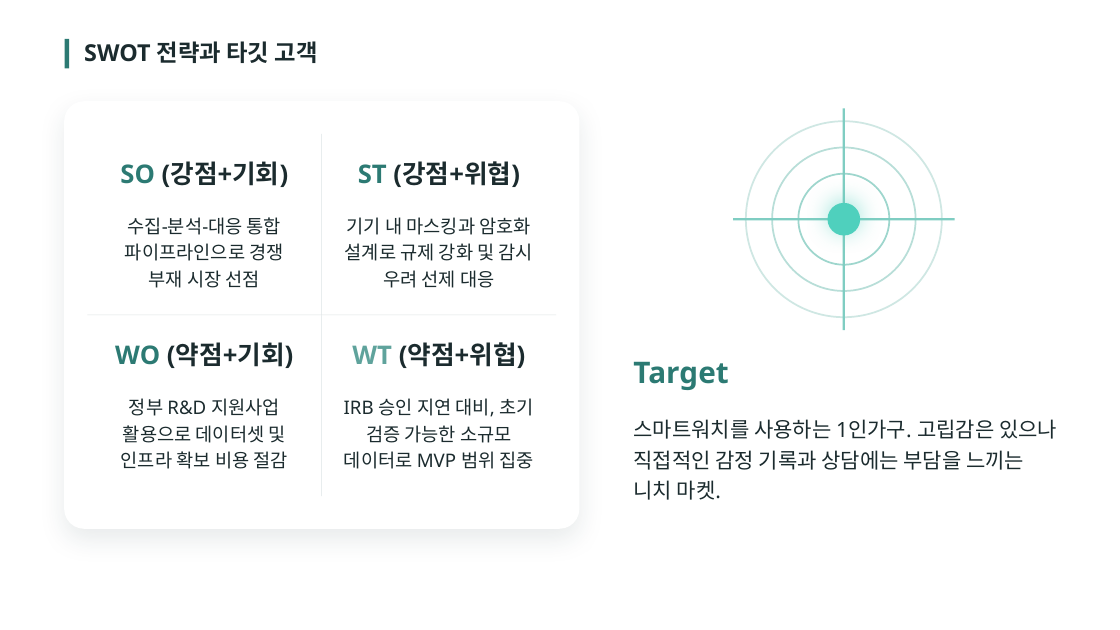
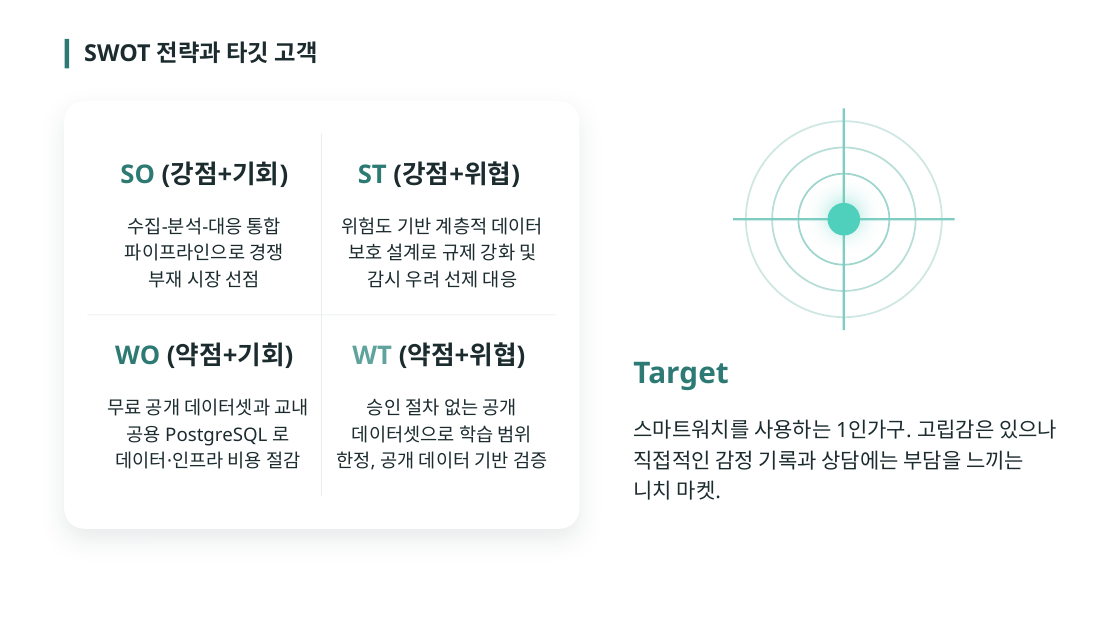
Before and after one commit to 2026-SMHRD-KDT-HealthCare-5/lisn, a slide deck: slide 7 of Documents/프로젝트_기획서_발표자료_귀기울임.pptx. Drawn at 1120x630 pixels with LibreOffice and Linux fonts; fonts in the diff are those of the drawing. Boxes give left, top, right and bottom in pixels: in the first picture for what was removed or moved away, otherwise in the second. Text is boxed around its words. In the diff, an @@ line names an element or a change of style, - is before the commit and + after.

```diff
--- a/Documents/프로젝트_기획서_발표자료_귀기울임.pptx
+++ b/Documents/프로젝트_기획서_발표자료_귀기울임.pptx
@@ text at box(342, 217, 544, 288): text changed @@
-기기 내 마스킹과 암호화 설계로 규제 강화 및 감시 우려 선제 대응
+위험도 기반 계층적 데이터 보호 설계로 규제 강화 및 감시 우려 선제 대응
@@ text at box(107, 398, 308, 469): text changed @@
-정부 R&D 지원사업 활용으로 데이터셋 및 인프라 확보 비용 절감
+무료 공개 데이터셋과 교내 공용 PostgreSQL 로 데이터·인프라 비용 절감
@@ text at box(336, 398, 547, 470): text changed @@
-IRB 승인 지연 대비, 초기 검증 가능한 소규모 데이터로 MVP 범위 집중
+승인 절차 없는 공개 데이터셋으로 학습 범위 한정, 공개 데이터 기반 검증
```
Also in this commit, not shown: 7 other slides changed.
